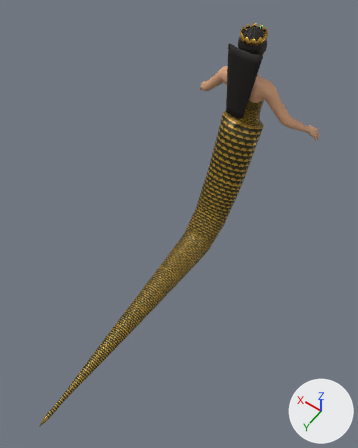
One commit to the FBX model Assets/Art/Boss/Sahmeran.fbx: the scene before it, then after it.
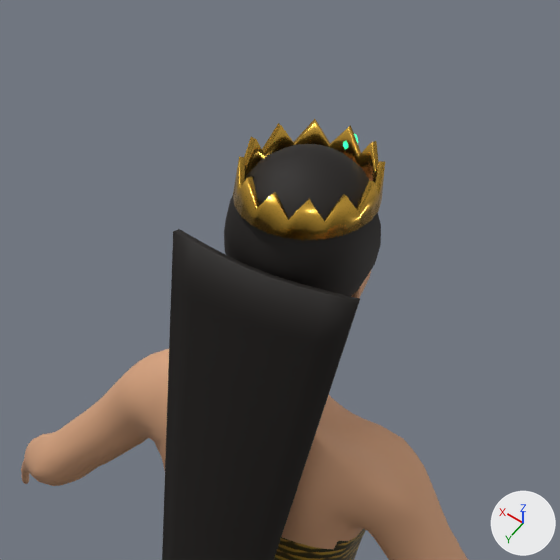
Each version appears first whole from a 50 mm camera at (-1.45, 2.91, 3.9) aimed at (-0.13, 1.07, 1.0), and next in a close-up on the part from 55% to 84% of the width and 0% to 23% of the height. Arrows for +X, +Y and +Z are at lower right; the lights stay in place. The last two pictures show the newer version.

Names of what the first close-up shows: 'Sahmeran'.
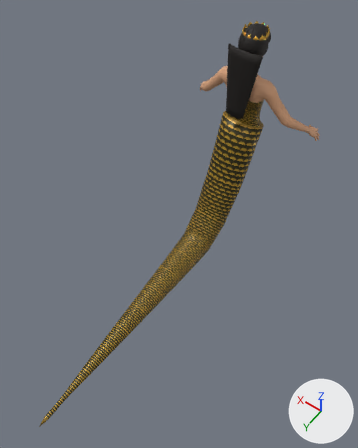
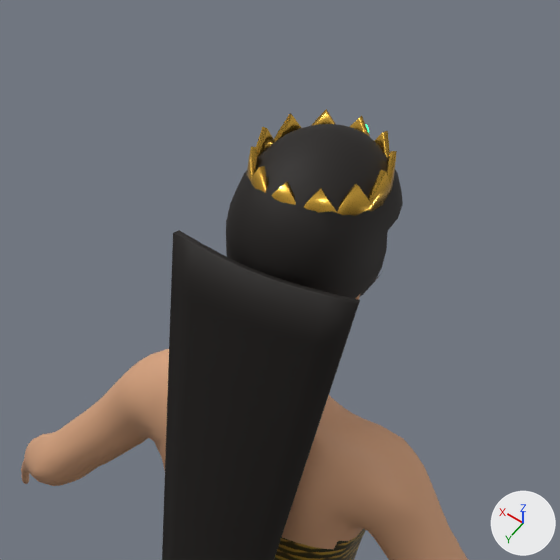
Location of each change, [x1, y1, x2, y2] in pixels of the close-ups (560 x 560 px; the box of a moved part takes in the faces that stretch with it):
'Sahmeran', reshaped: before [21, 119, 468, 560]; after [21, 109, 468, 560]
part 1 of me_sahmeran, moved or reshaped (mostly hidden afterwards): before [343, 134, 358, 149]; after [365, 124, 369, 133]
part 2 of me_sahmeran, moved or reshaped: before [224, 119, 385, 296]; after [226, 109, 403, 299]

The edits, one by one:
me_sahmeran is used by ob_sahmeran; location (0.0, 0.0, 0.0).
me_sahmeran had 11648 vertices, 11673 faces and spanned x -0.59..0.59, y -0.36..2.64, z 0.05..1.99.
me_sahmeran now has 11848 vertices, 11889 faces and spans x -0.59..0.59, y -0.36..2.64, z 0.05..2.0.
me_sahmeran part 1: the loose piece of 62 vertices spanning x -0.01..0.01, y -0.14..-0.12, z 1.94..1.97 is moved by (0.0, -0.03, 0.0).
me_sahmeran part 2: 41 vertices moved from x -0.1..0.1, y -0.07..0.06, z 1.77..1.99 to x -0.11..0.11, y -0.14..0.06, z 1.76..1.99; 158 vertices removed from x -0.1..0.1, y -0.13..0.08, z 1.76..1.98; 296 vertices added at x -0.11..0.11, y -0.19..0.05, z 1.75..2.0.
Other edits to the shape of me_sahmeran do not show in these pictures.
